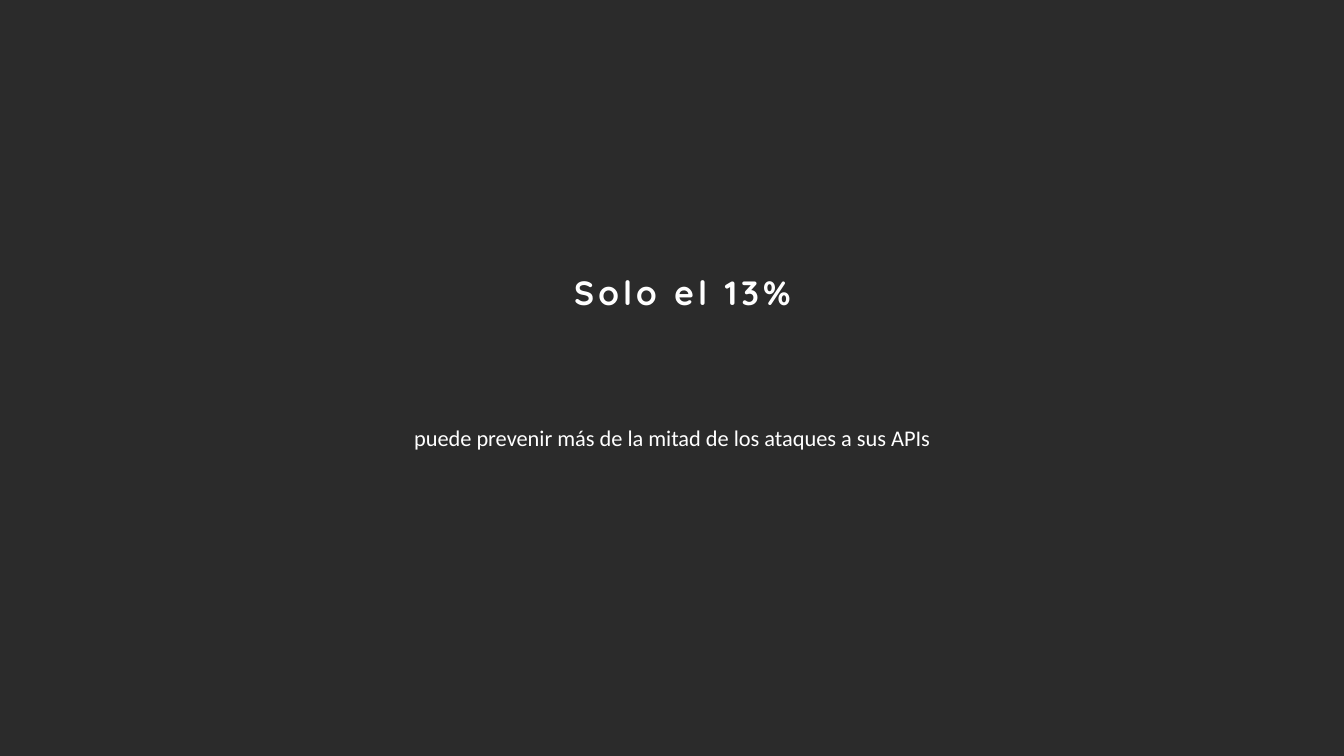
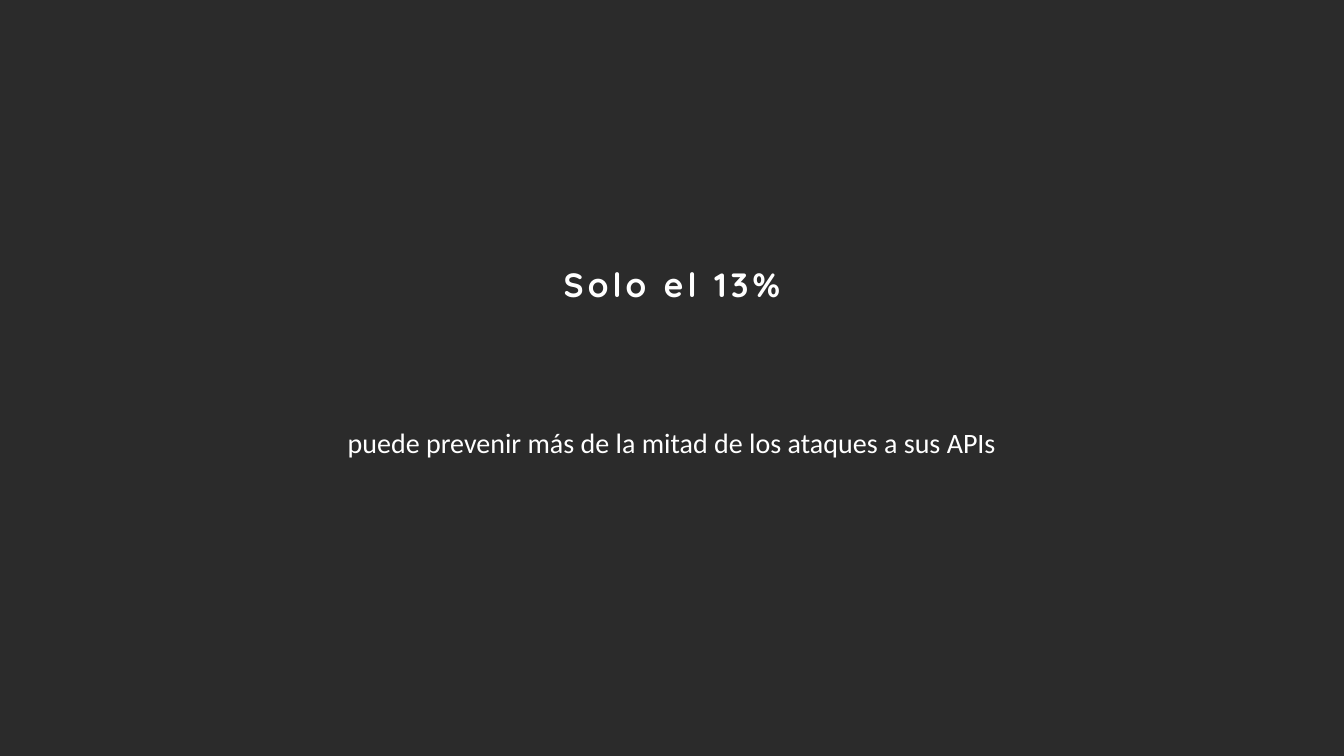
Before and after one commit to victorar42/techno-week, a slide deck: slide 5 of documents/ppt/TechnoWeek_DevSecOps.pptx. Drawn at 1344x756 pixels with LibreOffice and Linux fonts; fonts in the diff are those of the drawing; background and template pictures are left out; a plain dark background stands for a picture behind light text. Boxes give left, top, right and bottom in pixels: in the first picture for what was removed or moved away, otherwise in the second. Text is boxed around its words. In the diff, an @@ line names an element or a change of style, - is before the commit and + after.

```diff
--- a/documents/ppt/TechnoWeek_DevSecOps.pptx
+++ b/documents/ppt/TechnoWeek_DevSecOps.pptx
@@ text "Solo el 13%": place and size @@
-text "Solo el 13%" at [574, 280, 791, 306]
+text "Solo el 13%" at [564, 272, 780, 298]
@@ text "puede prevenir más de la ..." at [348, 433, 996, 458]: size 16 to 20 pt @@
```
Also in this commit, not shown: 11 other slides changed, 2 slides added, 1 slide removed, 2 other files.
